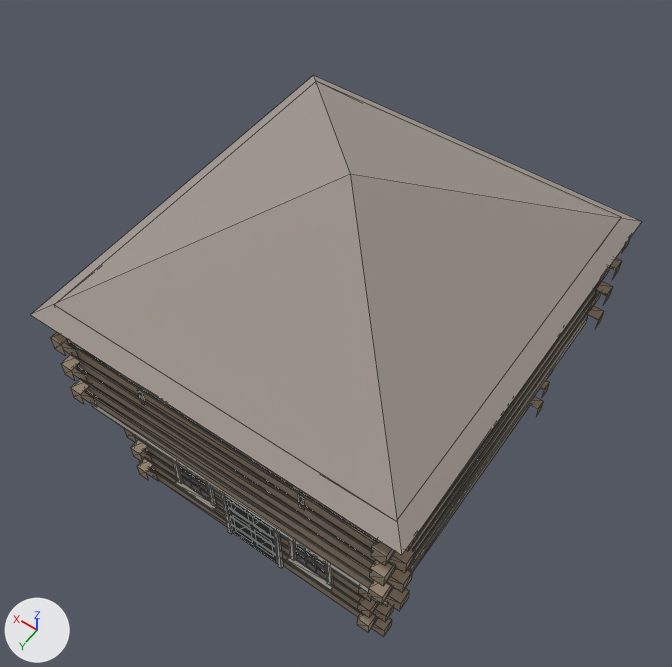
The glTF model chicago/4d/assets/web/first_fort_dearborn_blockhouse_nw__first_fort_1803.glb: old version first, new version second.
Before and after are seen from a 50 mm camera at (-2.99, 11.11, 16.22) aimed at (2.47, 3.47, 4.2). Arrows for +X, +Y and +Z are at lower left; the lights stay in place. The older version comes first. Mesh edges are drawn as thin lines. Where no turn or scale is listed for an object, it has been applied to the vertices. Vertices at exactly the same position are counted once.

The first picture shows 'first_fort_dearborn_blockhouse_nw__first_fort_1803'.
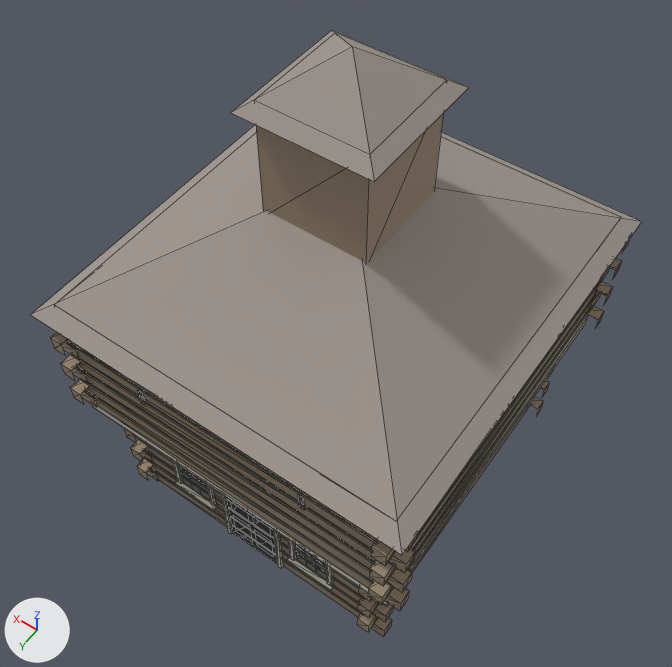
Where the newer file only moved an object's origin or applied its transform, the numbers keep the older frame.

Boxes [x1, y1, x2, y2] around the edits, measured in the pictures (672 x 667 px):
'first_fort_dearborn_blockhouse_nw__first_fort_1803', reshaped (8% taller)
    before: [31, 75, 642, 637]
    after: [31, 30, 642, 637]
part 1 of me_first_fort_dearborn_blockhouse_nw__first_fort_1803, added
    after: [231, 30, 469, 181]
part 2 of me_first_fort_dearborn_blockhouse_nw__first_fort_1803, added (brown)
    after: [256, 52, 443, 264]

Patch to the scene script:
```diff
--- a/chicago/4d/assets/web/first_fort_dearborn_blockhouse_nw__first_fort_1803.glb.py
+++ b/chicago/4d/assets/web/first_fort_dearborn_blockhouse_nw__first_fort_1803.glb.py
@@ me_first_fort_dearborn_blockhouse_nw__first_fort_1803 @@
 # used by ob_first_fort_dearborn_blockhouse_nw__first_fort_1803; location = (2.63, 2.89, 3.58)
-me_first_fort_dearborn_blockhouse_nw__first_fort_1803.from_pydata(...)  # 1253 vertices, 1078 faces; spans x -3.37..3.37, y -3.62..3.62, z -3.58..3.58
+me_first_fort_dearborn_blockhouse_nw__first_fort_1803.from_pydata(...)  # 1266 vertices, 1092 faces; spans x -3.36..3.36, y -3.62..3.62, z -3.58..5.69
+# me_first_fort_dearborn_blockhouse_nw__first_fort_1803 part 1: the loose piece of 5 vertices spanning x -3.37..3.37, y -3.62..3.62, z 1.64..3.58 is copied, and the copy is scaled about its middle by (0.333, 0.309, 0.419), then moved by (0.0, 0.0, 2.68); it spans x -1.12..1.12, y -1.12..1.12, z 4.88..5.69
+# me_first_fort_dearborn_blockhouse_nw__first_fort_1803 part 2
+# 8 vertices are added at x -0.9..0.9, y -0.9..0.9, z 2.94..5.04
+# 10 new faces join them, mat_log (brown #9e8d78)
+# other edits to the shape of me_first_fort_dearborn_blockhouse_nw__first_fort_1803 do not show in these pictures
 me_first_fort_dearborn_blockhouse_nw__first_fort_1803.materials.append(mat_log)
```
